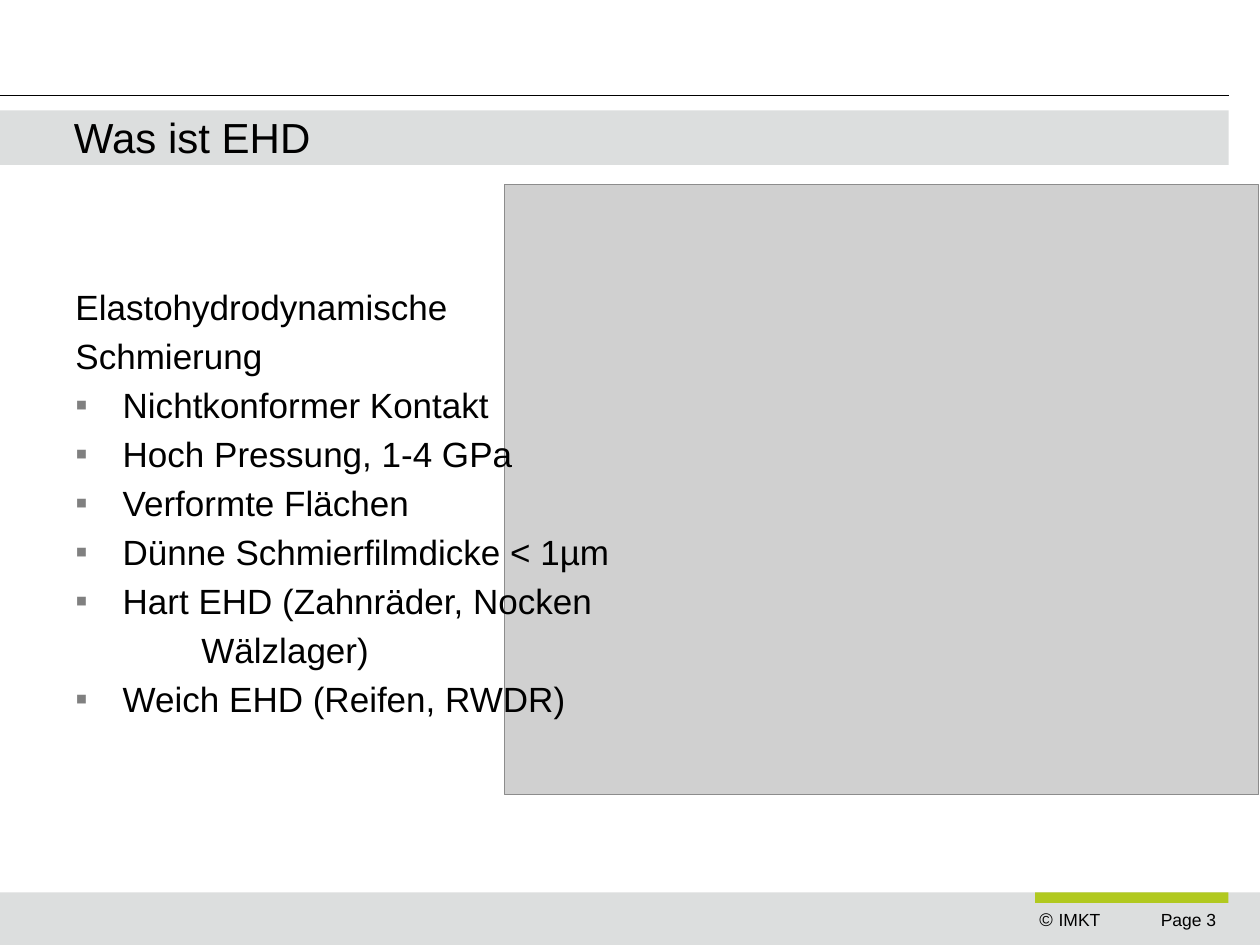
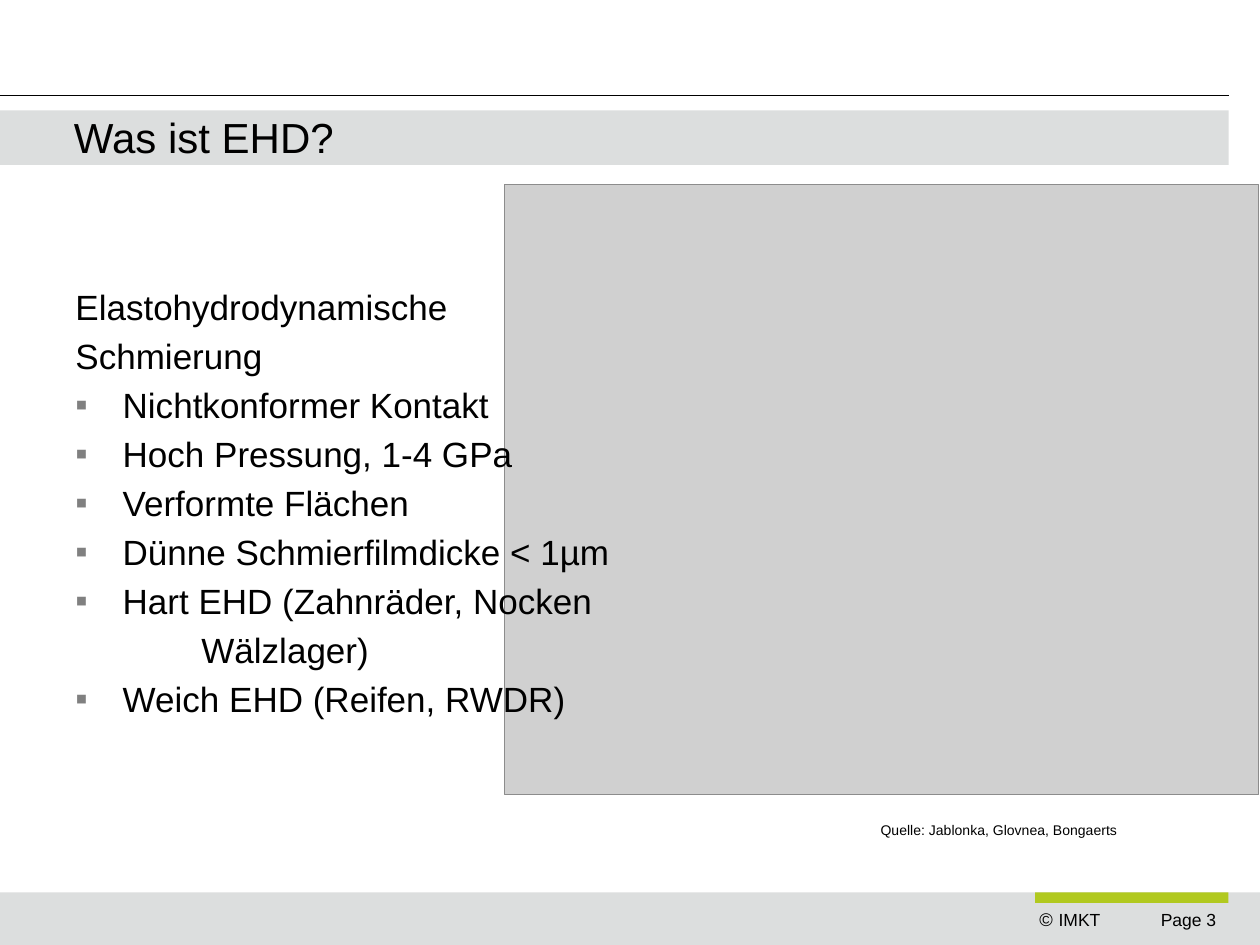
Before and after one commit to ngocminhdao88/dao_masterarbeit, a slide deck: slide 3 of presentations/ziel_der_arbeit_vw.pptx. Drawn at 1260x945 pixels with LibreOffice and Linux fonts; fonts in the diff are those of the drawing; grey boxes stand for pictures; background and template pictures are left out. Boxes give left, top, right and bottom in pixels: in the first picture for what was removed or moved away, otherwise in the second. Text is boxed around its words. In the diff, an @@ line names an element or a change of style, - is before the commit and + after.

```diff
--- a/presentations/ziel_der_arbeit_vw.pptx
+++ b/presentations/ziel_der_arbeit_vw.pptx
@@ title at [74, 122, 334, 154]: text changed @@
-Was ist EHD
+Was ist EHD?
@@ text added at [881, 825, 1117, 838], 8 pt, text #000000 @@
+Quelle: Jablonka, Glovnea, Bongaerts
```
Also in this commit, not shown: 13 other slides changed, 2 slides added, 10 other files.
